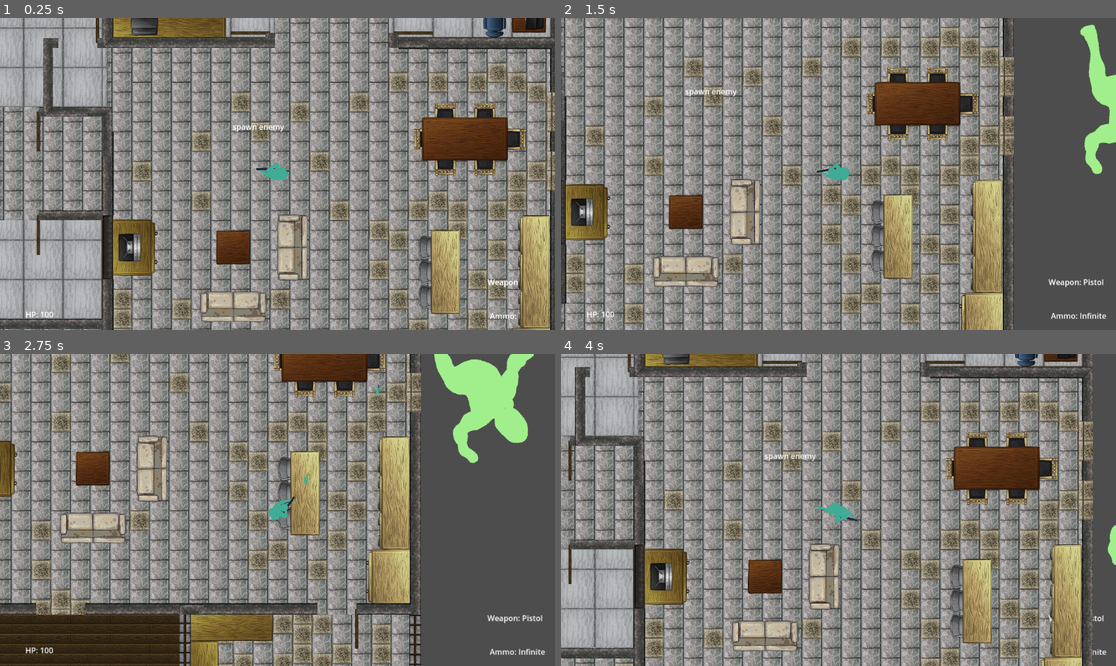
Above: before the commit, frames 1-4 (two rows, left to right).
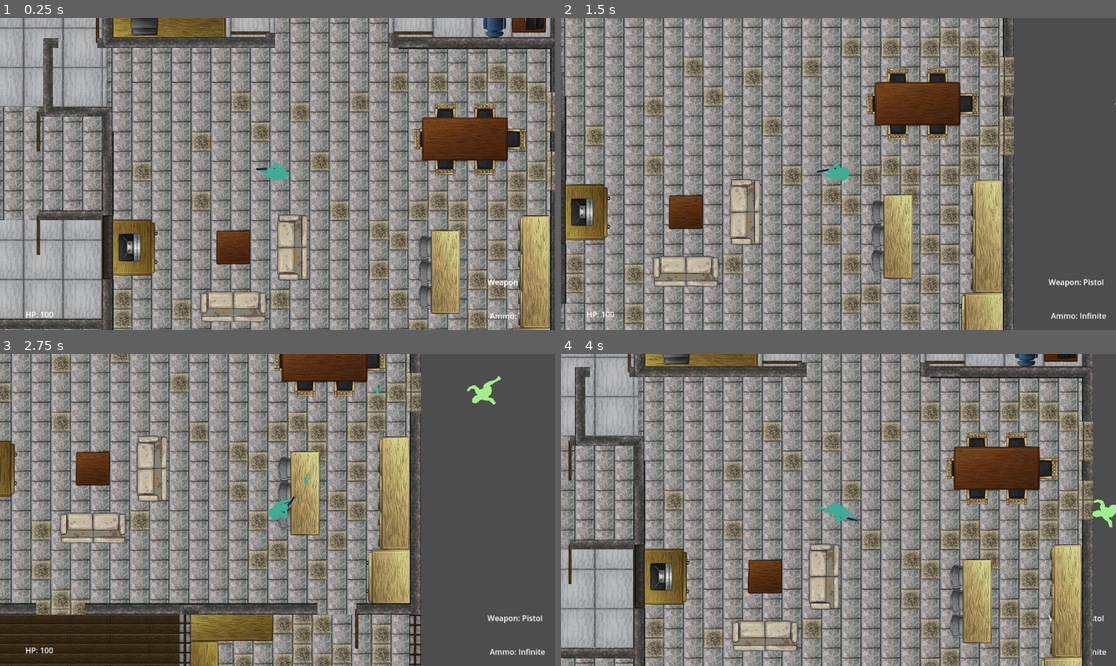
Above: after the commit, the same moments.

Repository: ajaparicio36/infection-invasion
Game: Godot game, scene res://scenes/world.tscn
The game is run twice, just before and just after one commit, with the same random seed, the same clock (stepped at 60 frames per second) and the same inputs.
Inputs (mouse positions are in pixels of both pictures, inside the frame that each line leads up to):
- Up to frame 1 (0.25 s): no input
- Up to frame 2 (1.5 s): move the mouse to (960, 158) at 0.52 s; hold D (right) 0.53-1.28 s; hold E (melee) 0.53-1.28 s; move the mouse to (727, 189) at 1.27 s; hold S (down) from 1.28 s (still down); tap Shift (run) at 1.35 s
- Up to frame 3 (2.75 s): move the mouse to (333, 441) at 2.02 s; release S (down) at 2.03 s; press the mouse at (333, 441) at 2.03 s; hold D (right) from 2.03 s (still down)
- Up to frame 4 (4 s): move the mouse to (810, 572) at 2.77 s; release D (right) at 2.78 s; release the mouse at (810, 572) at 2.78 s; hold W (up) 2.78-3.53 s; tap E (melee) at 2.85 s; move the mouse to (1005, 556) at 3.52 s; hold A (left) from 3.53 s (still down); hold Shift (run) from 3.53 s (still down)

The runs differ from the first frame. In frame 1, less than 0.1% of the frame differs, in the area x 41-52%, y 34-37%; in frame 2, 1.4%; in frame 3, 2.9%, in the area x 78-97%, y 0-35%; in frame 4, 0.4%.

Commit message:
fix enemy size and rotation

Diff:
--- a/scenes/enemy.tscn
+++ b/scenes/enemy.tscn
@@ -96,10 +96,13 @@
 radius = 130.553
 
 [node name="Enemy" type="CharacterBody2D"]
+position = Vector2(1, 3)
+scale = Vector2(0.240001, 0.240001)
 script = ExtResource("1_pwa68")
 
 [node name="AnimatedSprite2D" type="AnimatedSprite2D" parent="."]
-position = Vector2(3, 25)
+position = Vector2(-33.3332, -16.6666)
+rotation = 1.56881
 sprite_frames = SubResource("SpriteFrames_5yyk1")
 frame = 10
 
--- a/scenes/world.tscn
+++ b/scenes/world.tscn
@@ -6,7 +6,6 @@
 [ext_resource type="Script" path="res://scripts/hud.gd" id="2_8blih"]
 [ext_resource type="Script" path="res://scripts/camera.gd" id="2_8wfom"]
 [ext_resource type="PackedScene" uid="uid://2sb4wl82v6gx" path="res://scenes/hud.tscn" id="4_cdni0"]
-[ext_resource type="PackedScene" uid="uid://muha7gpkur4w" path="res://scenes/enemyspawner.tscn" id="6_ev3cc"]
 [ext_resource type="PackedScene" uid="uid://cden2kt0quly0" path="res://scenes/enemy.tscn" id="8_5gfh4"]
 
 [node name="World" type="Node2D"]
@@ -27,14 +26,8 @@
 offset_bottom = 962.0
 script = ExtResource("2_8blih")
 
-[node name="Node2D" parent="." instance=ExtResource("6_ev3cc")]
-position = Vector2(-914, 352)
-
 [node name="HouseMap" parent="." instance=ExtResource("2_00q4d")]
 scale = Vector2(0.64, 0.64)
-
-[node name="Node2D2" parent="." instance=ExtResource("6_ev3cc")]
-position = Vector2(518, 207)
 
 [node name="SpawnPoint1" type="Marker2D" parent="."]
 position = Vector2(-557, -93)
Not shown: 1 places in scenes/world.tscn that only renumber resources
